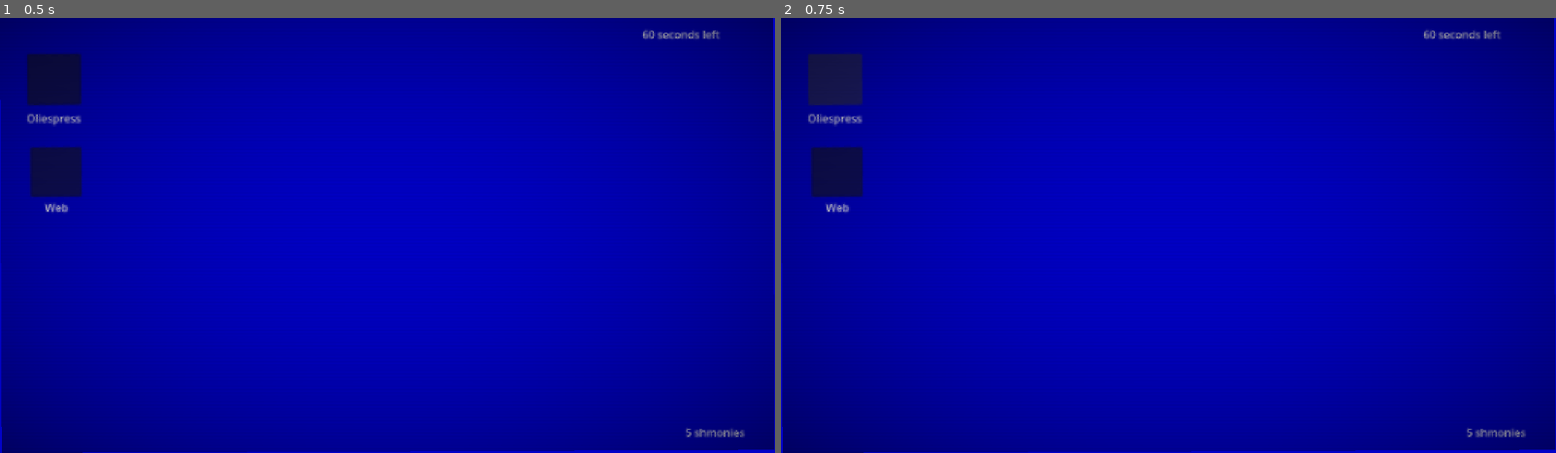
Above: before the commit, frames 1-2 (left to right).
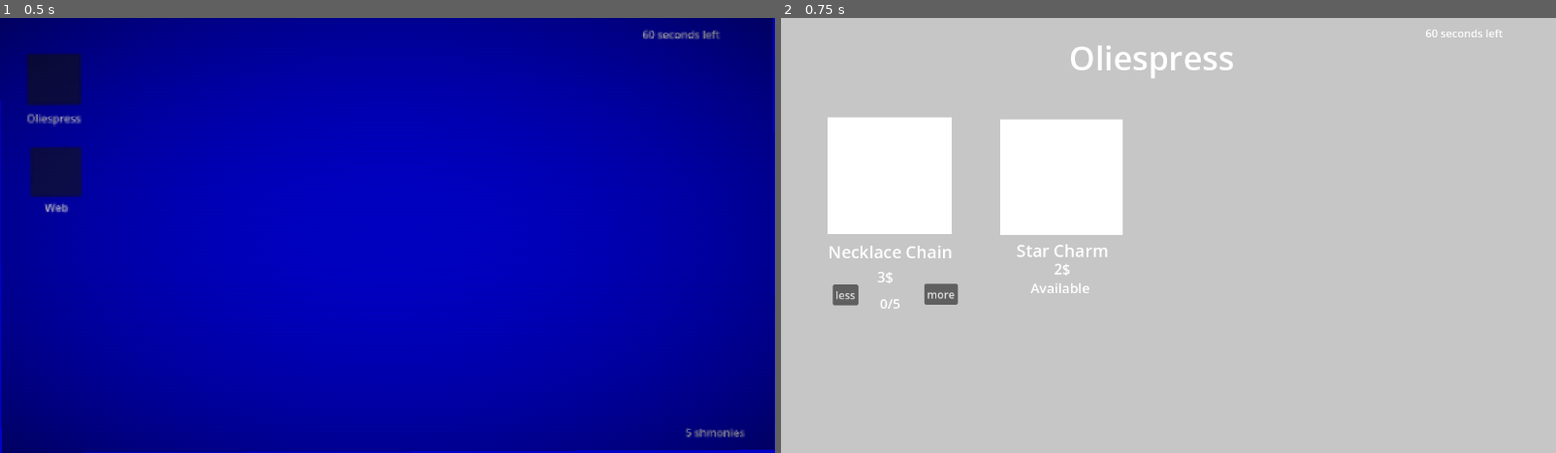
Above: after the commit, the same moments.

Repository: itsiness28/PopPunk_Store
Game: Godot game, scene res://Scenes/SC_Desktop.tscn
Two runs of this game, one before a commit and one after it. Both use one fixed random seed, a clock stepped at 60 frames per second and the inputs below.
Inputs (mouse positions are in pixels of both pictures, inside the frame that each line leads up to):
- Up to frame 1 (0.5 s): no input
- Up to frame 2 (0.75 s): click (835, 78) at 0.5 s

Frame 1 is identical in both runs. In frame 2, 100% of the frame differs, in the area x 0-100%, y 0-100%.

Commit message:
Domingo mañana

Diff:
--- a/pop-punk-store/Scenes/SC_Desktop.tscn
+++ b/pop-punk-store/Scenes/SC_Desktop.tscn
@@ -2,26 +2,6 @@
 
 [ext_resource type="Script" uid="uid://boie0jml1b0l6" path="res://Scripts/CD_desktop.gd" id="1_evsn2"]
 [ext_resource type="Shader" uid="uid://3dpjws4b5k0i" path="res://Shaders/SD_CameraRetro.gdshader" id="2_vs07f"]
-
-[sub_resource type="ShaderMaterial" id="ShaderMaterial_lqw74"]
-shader = ExtResource("2_vs07f")
-shader_parameter/grain_intensity = 0.9570000454575
-shader_parameter/min_lum = 0.0
-shader_parameter/max_lum = 1.0
-shader_parameter/time_scale = 0.7850000372875
-shader_parameter/vignette_darkness = 0.890000042275
-shader_parameter/vignette_outer_radius = 0.7
-shader_parameter/vignette_inner_radius = 0.2
-shader_parameter/scanline_intensity = 0.2
-shader_parameter/barrel_distortion = 0.15
-shader_parameter/chromatic_aberration = 0.005
-shader_parameter/crt_vignette_power = 2.0
-shader_parameter/pixel_resolution_x = 320
-shader_parameter/pixel_resolution_y = 240
-shader_parameter/enable_color_quantization = true
-shader_parameter/color_quant_steps = 32.0
-shader_parameter/warble_amount = 0.002
-shader_parameter/warble_speed = 5.0
 
 [sub_resource type="ShaderMaterial" id="ShaderMaterial_vs07f"]
 shader = ExtResource("2_vs07f")
@@ -45,11 +25,6 @@
 
 [node name="Node2D" type="Node2D" unique_id=1147893399]
 script = ExtResource("1_evsn2")
-
-[node name="Camera2D" type="Camera2D" parent="." unique_id=1381273921]
-visible = false
-material = SubResource("ShaderMaterial_lqw74")
-position = Vector2(576, 324)
 
 [node name="Shader_Layer" type="CanvasLayer" parent="." unique_id=1435258371]
 
--- a/pop-punk-store/Scenes/SC_LevelSummary.tscn
+++ b/pop-punk-store/Scenes/SC_LevelSummary.tscn
@@ -1,3 +1,23 @@
 [gd_scene format=3 uid="uid://ts57g2earvmy"]
 
+[ext_resource type="Script" uid="uid://ruel8ebwmhdy" path="res://Scripts/CD_LevelSummary.gd" id="1_joswl"]
+
 [node name="ScLevelSummary" type="Node2D" unique_id=389166327]
+script = ExtResource("1_joswl")
+
+[node name="ColorRect" type="ColorRect" parent="." unique_id=546277285]
+offset_left = -10.0
+offset_top = -18.0
+offset_right = 1177.0
+offset_bottom = 655.0
+color = Color(0.7882353, 0.18431373, 0.38039216, 1)
+
+[node name="Button" type="Button" parent="." unique_id=1302874209]
+offset_left = 929.0
+offset_top = 550.0
+offset_right = 1132.0
+offset_bottom = 624.0
+theme_override_colors/font_outline_color = Color(0.72156864, 0, 0, 1)
+text = "Next Day"
+
+[connection signal="pressed" from="Button" to="." method="_on_button_pressed"]
--- /dev/null
+++ b/pop-punk-store/Scripts/CD_LevelSummary.gd
@@ -0,0 +1,17 @@
+extends Node2D
+
+
+# Called when the node enters the scene tree for the first time.
+func _ready() -> void:
+	pass # Replace with function body.
+
+
+# Called every frame. 'delta' is the elapsed time since the previous frame.
+func _process(delta: float) -> void:
+	pass
+
+
+
+func _on_button_pressed() -> void:
+	get_tree().change_scene_to_file("res://Scenes/SC_Desktop.tscn")
+	GameManager.currentLevel = GameManager.currentLevel + 1
--- a/pop-punk-store/Scripts/CD_desktop.gd
+++ b/pop-punk-store/Scripts/CD_desktop.gd
@@ -13,7 +13,7 @@
 
 
 func _on_button_oliespress_button_up() -> void:
-	get_tree().change_scene_to_file("res://Scenes/SC_Oliespress.tscn")
+	get_tree().change_scene_to_file("res://Scenes/SC_MaterialStore.tscn")
 
 
 
--- a/pop-punk-store/Scripts/gamemanager.gd
+++ b/pop-punk-store/Scripts/gamemanager.gd
@@ -14,3 +14,8 @@
 func _process(delta: float) -> void: #Update
 	timer = timer + (delta)
 	printTimer = str(totalTime - int(timer))
+	if  int(printTimer) == 0 :
+		get_tree().change_scene_to_file("res://Scenes/SC_LevelSummary.tscn")
+
+func _enter_tree() -> void:
+	pass
Binary file added: pop-punk-store/Assets/closebutton.png
Not shown, added: pop-punk-store/Assets/closebutton.png.import
Not shown, added: pop-punk-store/Assets/closebutton2.png.import
Not shown, added: pop-punk-store/Scripts/CD_LevelSummary.gd.uid
